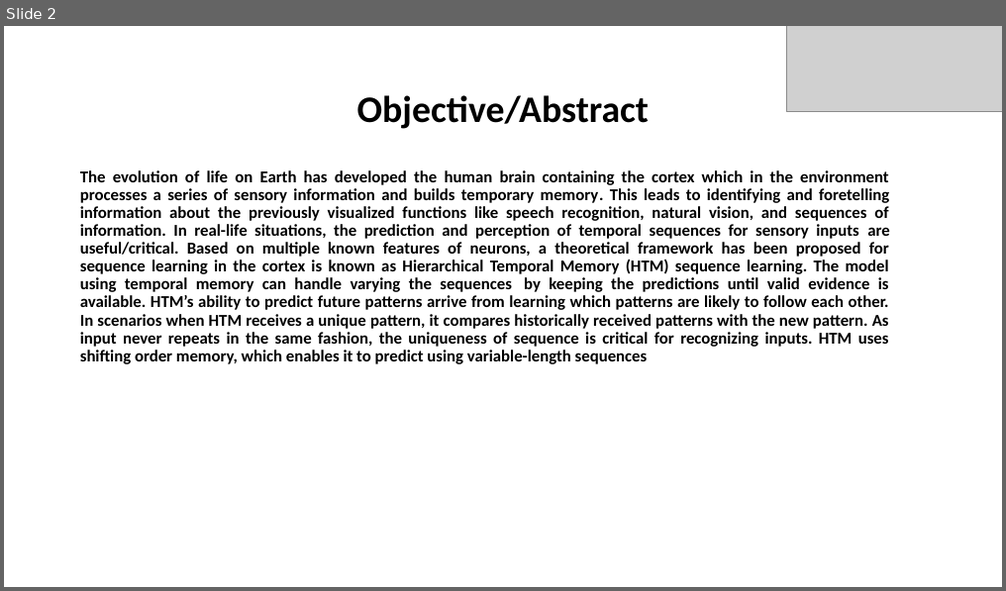
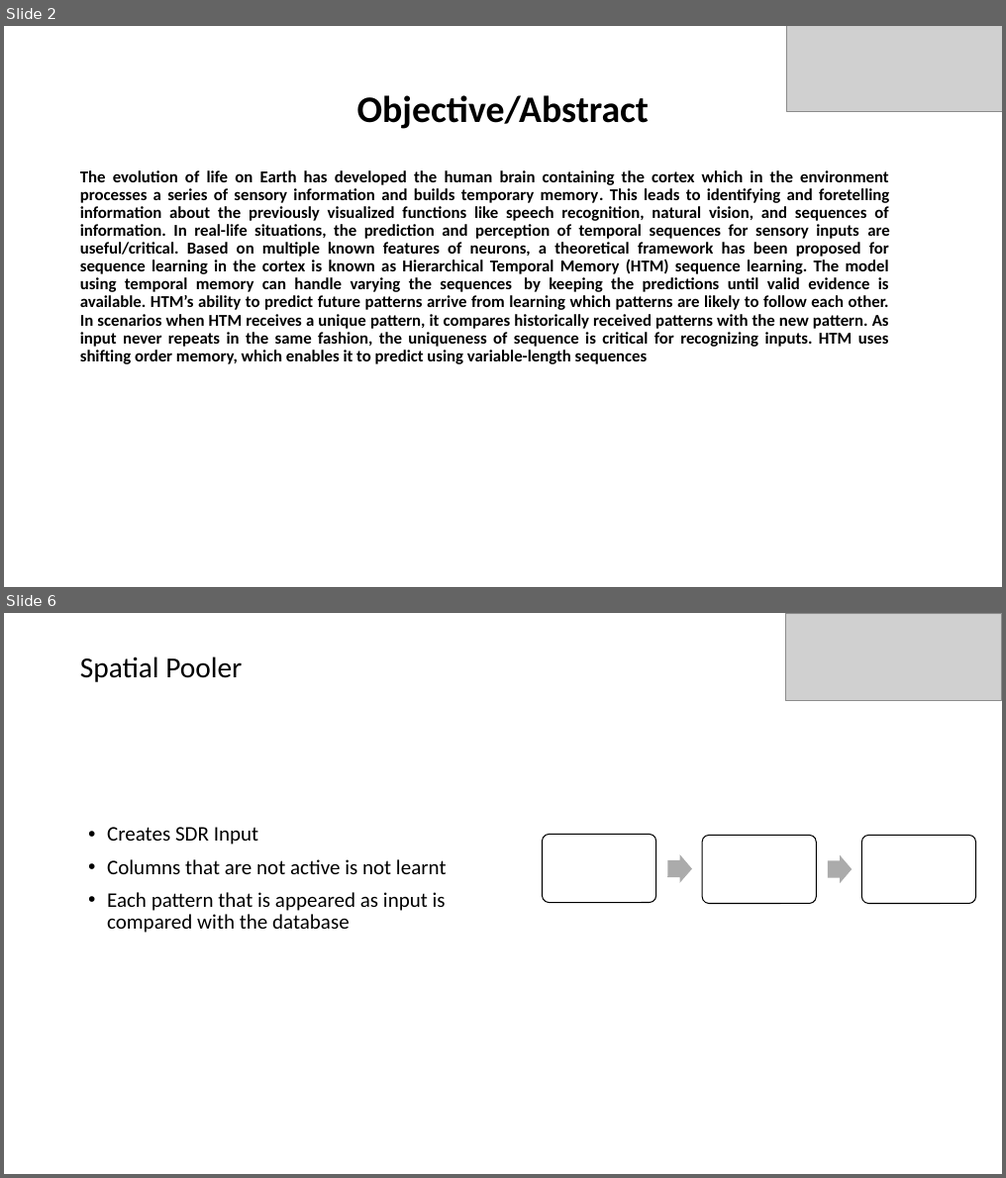
Before and after one commit to harishpalani12/neocortexapi, a slide deck: source/MySEProject/Documentation/Multi Sequence Learning.pptx. Shown one above the other, each under a label of ours: slide 2 before the commit, slides 2 and 6 after it; the slides between them are not shown. The pictures are 1006x591 and 1006x1178 pixels, drawn with LibreOffice and Linux fonts; fonts in the diff are those of the drawing; grey boxes stand for pictures. Boxes give left, top, right and bottom in pixels: in the first picture for what was removed or moved away, otherwise in the second. Text is boxed around its words. In the diff, an @@ line names an element or a change of style, - is before the commit and + after.

```diff
--- a/source/MySEProject/Documentation/Multi Sequence Learning.pptx
+++ b/source/MySEProject/Documentation/Multi Sequence Learning.pptx
@@ slide 6 added at <box>4,613,1002,1174</box>, background #FFFFFF @@
@@ picture added at <box>785,613,1001,701</box> @@
@@ title added at <box>80,657,242,682</box>, 28 pt, text #000000 @@
+Spatial Pooler
@@ text added at <box>107,827,447,933</box>, 20 pt, text #000000 @@
+• Creates SDR Input
+• Columns that are not active is not learnt
+• Each pattern that is appeared as input is compared with the database
@@ group added at <box>543,835,976,903</box>: 3 rounded rectangles, 2 right arrows @@
```
Also in this commit, not shown: 2 slides changed, 6 other slides added, 4 slides removed, 1 other file.
